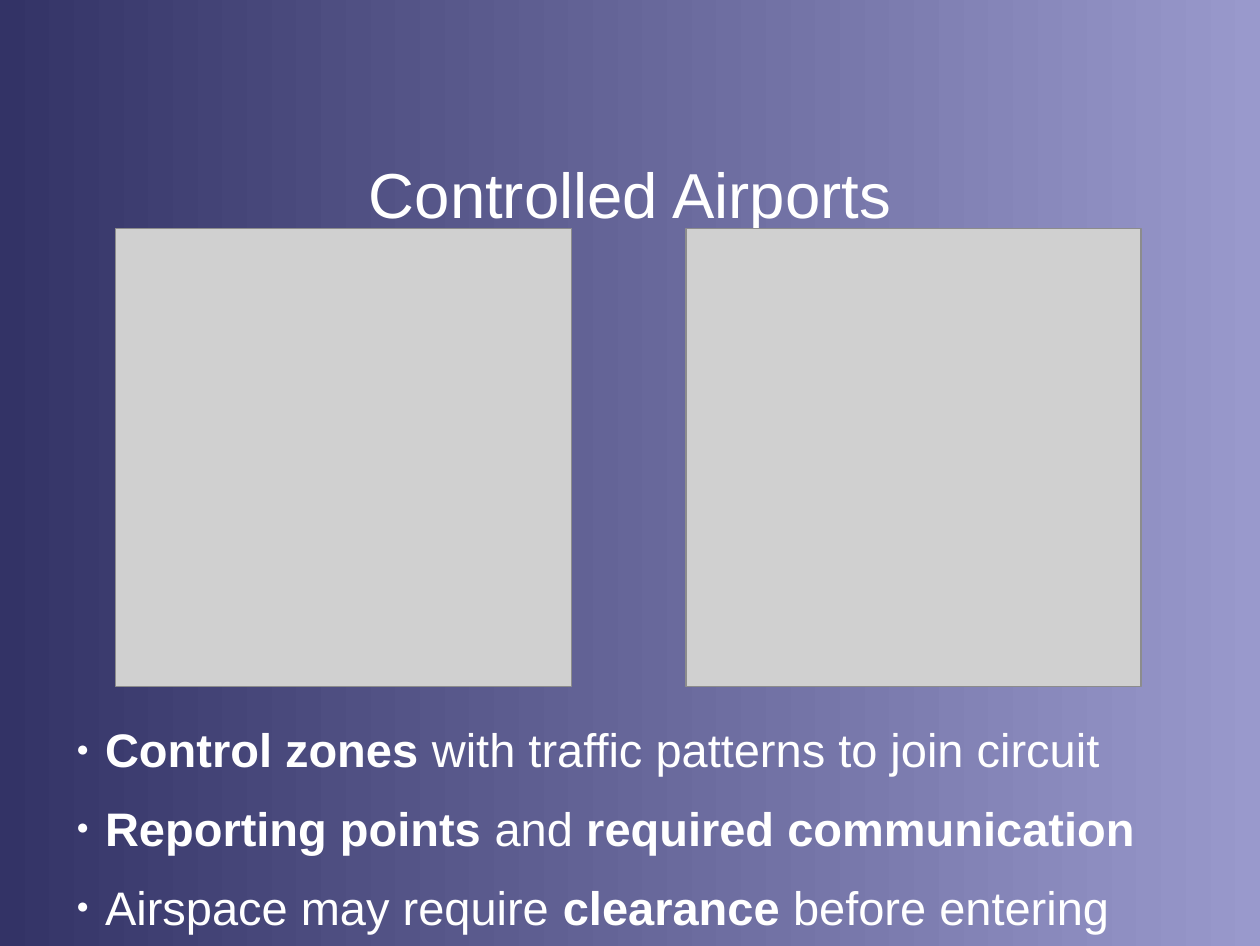
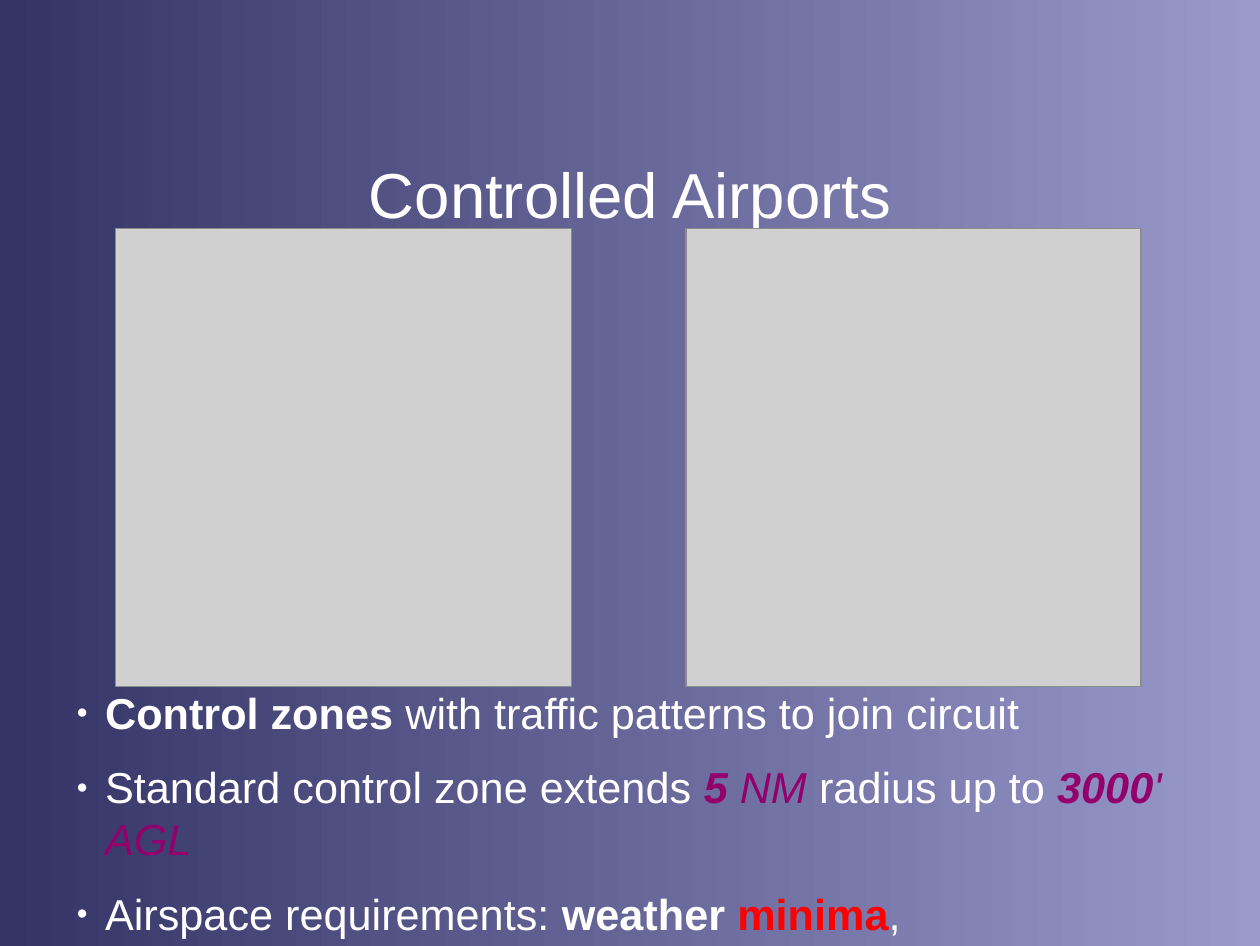
Before and after one commit to stephanheinemann/flight, a slide deck: slide 6 of FI/Circuits/Circuits.odp. Drawn at 1260x946 pixels with LibreOffice and Linux fonts; fonts in the diff are those of the drawing; grey boxes stand for pictures; background and template pictures are left out. Boxes give left, top, right and bottom in pixels: in the first picture for what was removed or moved away, otherwise in the second. Text is boxed around its words. In the diff, an @@ line names an element or a change of style, - is before the commit and + after.

Commit message:
extended circuits presentation

```diff
--- a/FI/Circuits/Circuits.odp
+++ b/FI/Circuits/Circuits.odp
@@ text "Control zones with traffic patterns ...": place and size @@
-text "Control zones with traffic patterns ..." at bbox=[105, 733, 1134, 934]
+text "Control zones with traffic patterns ..." at bbox=[105, 697, 1161, 938]
@@ text at bbox=[105, 697, 1019, 737]: size 29.6 to 27.2 pt in "Control zones with traffic patterns to join ..." @@
@@ text at bbox=[105, 771, 1161, 938]: text changed; size 29.6 to 27.2 pt; bold off @@
-● Reporting points and required communication
-● Airspace may require clearance before entering
+● Standard control zone extends 5 NM radius up to 3000' AGL
+● Airspace requirements: weather minima, communication, clearances, equipment
```
Also in this commit, not shown: 3 other slides changed, 2 slides added, 2 slides removed, 4 other files.
